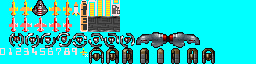
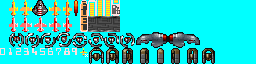
Layers edited between the first and the second 256 × 64 image:
painted on "Foreground" over [72, 0, 80, 16]
